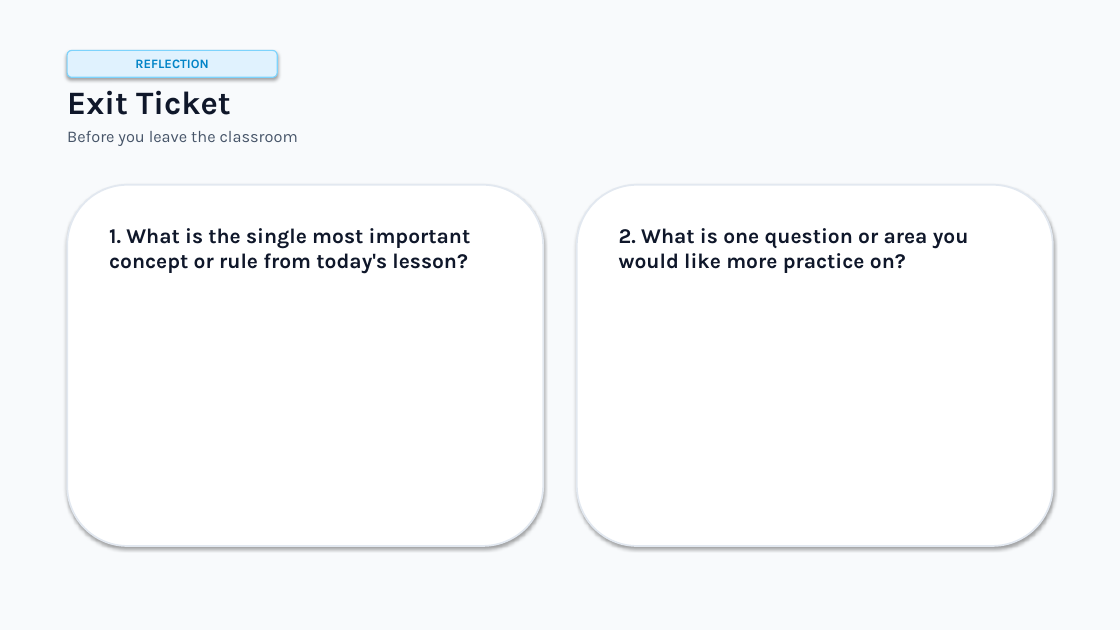
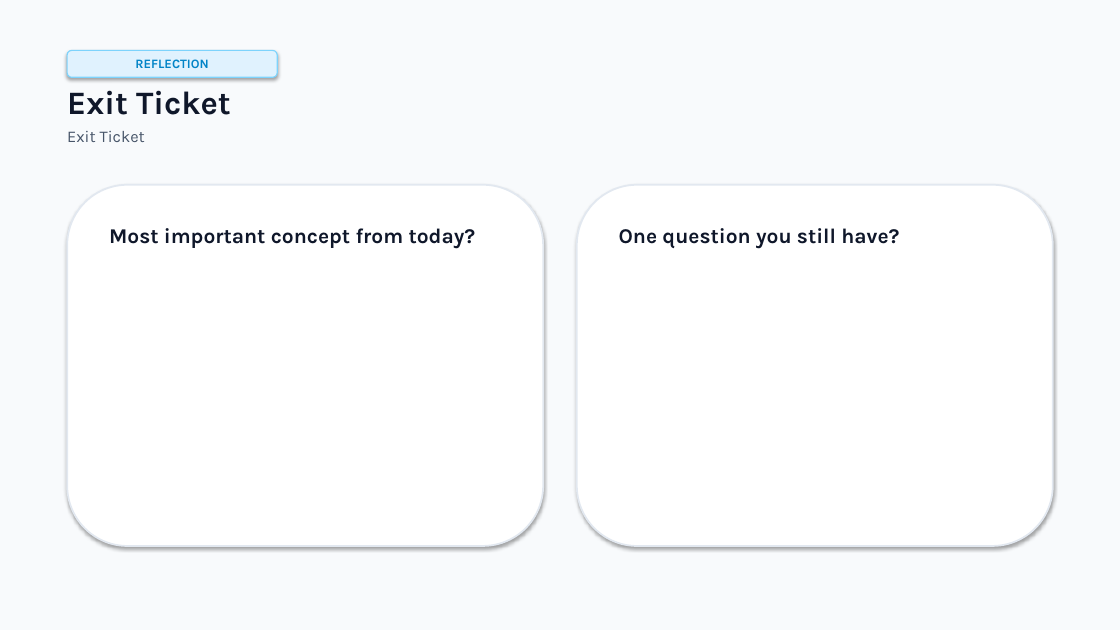
Before and after one commit to usm007/LessonMorph, a slide deck: slide 29 of output/photosynthesis_and_cellular_energy.pptx (slide 35 before the commit). Drawn at 1120x630 pixels with LibreOffice and Linux fonts; fonts in the diff are those of the drawing. Boxes give left, top, right and bottom in pixels: in the first picture for what was removed or moved away, otherwise in the second. Text is boxed around its words. In the diff, an @@ line names an element or a change of style, - is before the commit and + after.

```diff
--- a/output/photosynthesis_and_cellular_energy.pptx
+++ b/output/photosynthesis_and_cellular_energy.pptx
@@ text at bbox=[67, 131, 145, 142]: text changed @@
-Before you leave the classroom
+Exit Ticket
@@ text at bbox=[109, 228, 476, 249]: text changed @@
-1. What is the single most important concept or rule from today's lesson?
+Most important concept from today?
@@ text at bbox=[619, 228, 899, 249]: text changed @@
-2. What is one question or area you would like more practice on?
+One question you still have?
```
Also in this commit, not shown: 13 other slides changed, 15 slides added, 21 slides removed, 57 other files.
